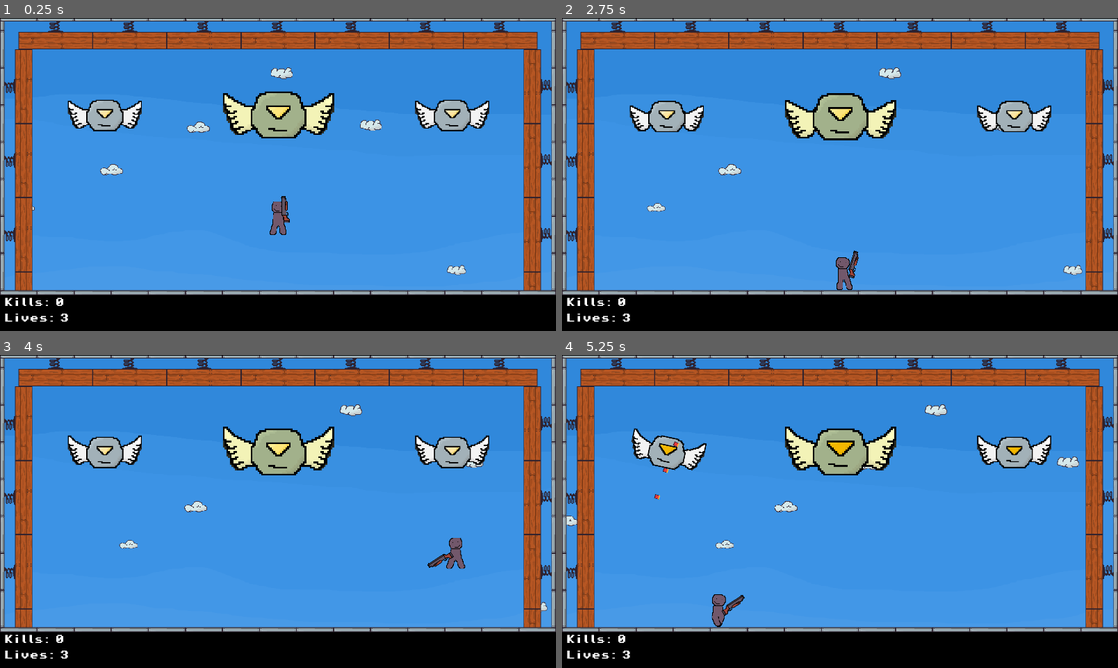
Above: before the commit, frames 1-4 (two rows, left to right).
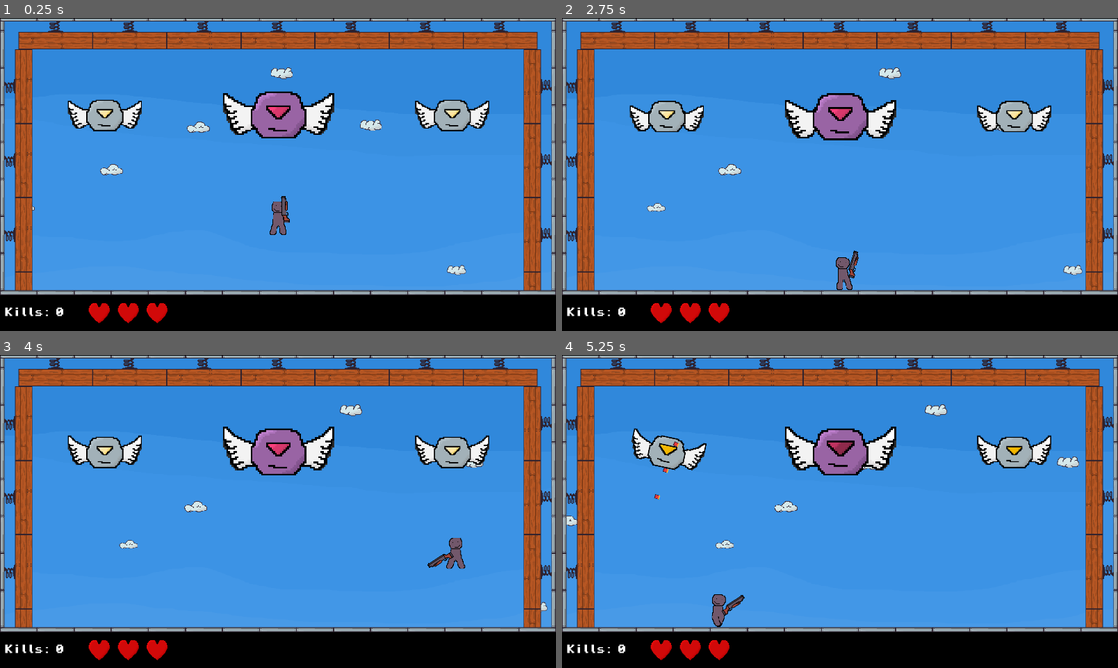
Above: after the commit, the same moments.

Repository: Sominnyusz/Vault
Game: Godot game, scene res://scenes/game.tscn
The game is run twice, just before and just after one commit, with the same random seed, the same clock (stepped at 60 frames per second) and the same inputs.
Inputs (mouse positions are in pixels of both pictures, inside the frame that each line leads up to):
- Up to frame 1 (0.25 s): no input
- Up to frame 2 (2.75 s): tap Enter (playAgain) at 0.5, 0.6, 2.1 s; move the mouse to (962, 158) at 0.52 s; hold D (move_Right) 0.53-2.03 s; tap Space (jump) at 0.77, 1.52 s; move the mouse to (728, 190) at 1.27 s; click (728, 190) at 1.35 s; move the mouse to (895, 105) at 2.02 s; hold A (move_Left) from 2.03 s (still down)
- Up to frame 3 (4 s): move the mouse to (250, 574) at 2.77 s; release A (move_Left) at 2.78 s; hold D (move_Right) from 2.78 s (still down); click (250, 574) at 2.85 s; tap Space (jump) at 3.02, 3.77 s; move the mouse to (444, 558) at 3.52 s; tap Enter (playAgain) at 3.6 s
- Up to frame 4 (5.25 s): move the mouse to (673, 464) at 4.27 s; release D (move_Right) at 4.28 s; hold A (move_Left) 4.28-5.03 s; click (673, 464) at 4.35 s; tap Space (jump) at 4.52 s; move the mouse to (867, 511) at 5.02 s; hold D (move_Right) from 5.03 s (still down); tap Enter (playAgain) at 5.1 s

The runs differ from the first frame. In frame 1, 2.5% of the frame differs, in the area x 0-60%, y 24-98%; in frame 2, 2.4%; in frame 3, 2.5%; in frame 4, 2.5%.

Commit message:
V.1.6.: Big Enemy Retexture; GUI Hearts

Diff:
--- a/scenes/enemy.tscn
+++ b/scenes/enemy.tscn
@@ -2,7 +2,9 @@
 
 [ext_resource type="Script" uid="uid://c00jgtopei5k4" path="res://scripts/drone.gd" id="1_5uy6h"]
 [ext_resource type="Shader" uid="uid://21lhkqm3k4a0" path="res://assets/drone.gdshader" id="2_c4w8v"]
+[ext_resource type="Texture2D" uid="uid://dienlqukbo7vq" path="res://assets/bigdrone_attack.png" id="3_nenq2"]
 [ext_resource type="Texture2D" uid="uid://64g3kphmqr5u" path="res://assets/smalldrone_attack.png" id="3_xwavj"]
+[ext_resource type="Texture2D" uid="uid://dp0t4vbk570qo" path="res://assets/bigdrone_idle.png" id="4_md484"]
 [ext_resource type="Texture2D" uid="uid://b2t8wvx7iikvb" path="res://assets/smalldrone_idle.png" id="4_nenq2"]
 
 [sub_resource type="ShaderMaterial" id="ShaderMaterial_kv6y5"]
@@ -11,6 +13,66 @@
 shader_parameter/flash_color = Color(1, 1, 1, 1)
 shader_parameter/active = false
 
+[sub_resource type="AtlasTexture" id="AtlasTexture_ipns3"]
+atlas = ExtResource("3_nenq2")
+region = Rect2(0, 0, 64, 64)
+
+[sub_resource type="AtlasTexture" id="AtlasTexture_8qclf"]
+atlas = ExtResource("3_nenq2")
+region = Rect2(64, 0, 64, 64)
+
+[sub_resource type="AtlasTexture" id="AtlasTexture_w8i8w"]
+atlas = ExtResource("3_nenq2")
+region = Rect2(128, 0, 64, 64)
+
+[sub_resource type="AtlasTexture" id="AtlasTexture_otmr2"]
+atlas = ExtResource("3_nenq2")
+region = Rect2(192, 0, 64, 64)
+
+[sub_resource type="AtlasTexture" id="AtlasTexture_wtq4b"]
+atlas = ExtResource("3_nenq2")
+region = Rect2(256, 0, 64, 64)
+
+[sub_resource type="AtlasTexture" id="AtlasTexture_j0cyh"]
+atlas = ExtResource("4_md484")
+region = Rect2(0, 0, 64, 64)
+
+[sub_resource type="AtlasTexture" id="AtlasTexture_g0wcc"]
+atlas = ExtResource("4_md484")
+region = Rect2(64, 0, 64, 64)
+
+[sub_resource type="AtlasTexture" id="AtlasTexture_s1ycm"]
+atlas = ExtResource("4_md484")
+region = Rect2(128, 0, 64, 64)
+
+[sub_resource type="AtlasTexture" id="AtlasTexture_shcg2"]
+atlas = ExtResource("4_md484")
+region = Rect2(192, 0, 64, 64)
+
+[sub_resource type="AtlasTexture" id="AtlasTexture_ile5s"]
+atlas = ExtResource("4_md484")
+region = Rect2(256, 0, 64, 64)
+
+[sub_resource type="AtlasTexture" id="AtlasTexture_1x4g4"]
+atlas = ExtResource("4_md484")
+region = Rect2(320, 0, 64, 64)
+
+[sub_resource type="AtlasTexture" id="AtlasTexture_2pwtc"]
+atlas = ExtResource("4_md484")
+region = Rect2(384, 0, 64, 64)
+
+[sub_resource type="AtlasTexture" id="AtlasTexture_rogs8"]
+atlas = ExtResource("4_md484")
+region = Rect2(448, 0, 64, 64)
+
+[sub_resource type="AtlasTexture" id="AtlasTexture_wrm80"]
+atlas = ExtResource("4_md484")
+region = Rect2(512, 0, 64, 64)
+
+[sub_resource type="AtlasTexture" id="AtlasTexture_6awcb"]
+atlas = ExtResource("4_md484")
+region = Rect2(576, 0, 64, 64)
+
 [sub_resource type="AtlasTexture" id="AtlasTexture_6eadv"]
 atlas = ExtResource("3_xwavj")
 region = Rect2(0, 0, 64, 64)
@@ -75,40 +137,113 @@
 animations = [{
 "frames": [{
 "duration": 1.0,
-"texture": SubResource("AtlasTexture_6eadv")
-}, {
-"duration": 1.0,
-"texture": SubResource("AtlasTexture_rpu3y")
-}, {
-"duration": 1.0,
-"texture": SubResource("AtlasTexture_thtmo")
-}, {
-"duration": 1.0,
-"texture": SubResource("AtlasTexture_e8fgp")
-}, {
-"duration": 1.0,
-"texture": SubResource("AtlasTexture_oo7oy")
-}, {
-"duration": 1.0,
-"texture": SubResource("AtlasTexture_oo7oy")
-}, {
-"duration": 1.0,
-"texture": SubResource("AtlasTexture_oo7oy")
-}, {
-"duration": 1.0,
-"texture": SubResource("AtlasTexture_oo7oy")
-}, {
-"duration": 1.0,
-"texture": SubResource("AtlasTexture_oo7oy")
-}, {
-"duration": 1.0,
-"texture": SubResource("AtlasTexture_oo7oy")
-}, {
-"duration": 1.0,
-"texture": SubResource("AtlasTexture_oo7oy")
+"texture": SubResource("AtlasTexture_ipns3")
+}, {
+"duration": 1.0,
+"texture": SubResource("AtlasTexture_8qclf")
+}, {
+"duration": 1.0,
+"texture": SubResource("AtlasTexture_w8i8w")
+}, {
+"duration": 1.0,
+"texture": SubResource("AtlasTexture_otmr2")
+}, {
+"duration": 1.0,
+"texture": SubResource("AtlasTexture_wtq4b")
+}, {
+"duration": 1.0,
+"texture": SubResource("AtlasTexture_wtq4b")
+}, {
+"duration": 1.0,
+"texture": SubResource("AtlasTexture_wtq4b")
+}, {
+"duration": 1.0,
+"texture": SubResource("AtlasTexture_wtq4b")
+}, {
+"duration": 1.0,
+"texture": SubResource("AtlasTexture_wtq4b")
+}, {
+"duration": 1.0,
+"texture": SubResource("AtlasTexture_wtq4b")
+}, {
+"duration": 1.0,
+"texture": SubResource("AtlasTexture_wtq4b")
 }],
 "loop": 0,
-"name": &"attack",
+"name": &"bigattack",
+"speed": 8.0
+}, {
+"frames": [{
+"duration": 1.0,
+"texture": SubResource("AtlasTexture_j0cyh")
+}, {
+"duration": 1.0,
+"texture": SubResource("AtlasTexture_g0wcc")
+}, {
+"duration": 1.0,
+"texture": SubResource("AtlasTexture_s1ycm")
+}, {
+"duration": 1.0,
+"texture": SubResource("AtlasTexture_shcg2")
+}, {
+"duration": 1.0,
+"texture": SubResource("AtlasTexture_ile5s")
+}, {
+"duration": 1.0,
+"texture": SubResource("AtlasTexture_1x4g4")
+}, {
+"duration": 1.0,
+"texture": SubResource("AtlasTexture_2pwtc")
+}, {
+"duration": 1.0,
+"texture": SubResource("AtlasTexture_rogs8")
+}, {
+"duration": 1.0,
+"texture": SubResource("AtlasTexture_wrm80")
+}, {
+"duration": 1.0,
+"texture": SubResource("AtlasTexture_6awcb")
+}],
+"loop": 1,
+"name": &"bigdefault",
+"speed": 5.0
+}, {
+"frames": [{
+"duration": 1.0,
+"texture": SubResource("AtlasTexture_6eadv")
+}, {
+"duration": 1.0,
+"texture": SubResource("AtlasTexture_rpu3y")
+}, {
+"duration": 1.0,
+"texture": SubResource("AtlasTexture_thtmo")
+}, {
+"duration": 1.0,
+"texture": SubResource("AtlasTexture_e8fgp")
+}, {
+"duration": 1.0,
+"texture": SubResource("AtlasTexture_oo7oy")
+}, {
+"duration": 1.0,
+"texture": SubResource("AtlasTexture_oo7oy")
+}, {
+"duration": 1.0,
+"texture": SubResource("AtlasTexture_oo7oy")
+}, {
+"duration": 1.0,
+"texture": SubResource("AtlasTexture_oo7oy")
+}, {
+"duration": 1.0,
+"texture": SubResource("AtlasTexture_oo7oy")
+}, {
+"duration": 1.0,
+"texture": SubResource("AtlasTexture_oo7oy")
+}, {
+"duration": 1.0,
+"texture": SubResource("AtlasTexture_oo7oy")
+}],
+"loop": 0,
+"name": &"normalattack",
 "speed": 8.0
 }, {
 "frames": [{
@@ -143,7 +278,7 @@
 "texture": SubResource("AtlasTexture_4p30f")
 }],
 "loop": 1,
-"name": &"default",
+"name": &"normaldefault",
 "speed": 5.0
 }]
 
@@ -256,14 +391,13 @@
 script = ExtResource("1_5uy6h")
 health = 300
 orb_count = 3
-speed = 300
 
 [node name="Sprite" type="AnimatedSprite2D" parent="." unique_id=675624420]
 material = SubResource("ShaderMaterial_kv6y5")
 scale = Vector2(2, 2)
 sprite_frames = SubResource("SpriteFrames_4cumu")
-animation = &"attack"
-autoplay = "default"
+animation = &"bigattack"
+autoplay = "normaldefault"
 
 [node name="AnimationPlayer" type="AnimationPlayer" parent="Sprite" unique_id=1014620310]
 root_node = NodePath("../..")
--- a/scenes/game.tscn
+++ b/scenes/game.tscn
@@ -7,6 +7,8 @@
 [ext_resource type="PackedScene" uid="uid://bdoud5g4prpec" path="res://scenes/bounceboard.tscn" id="3_iywne"]
 [ext_resource type="Script" uid="uid://dnqhicl1umlpu" path="res://scripts/clouds.gd" id="5_p57ef"]
 [ext_resource type="FontFile" uid="uid://b02aqbl1bnjyc" path="res://assets/PixelOperator8-Bold.ttf" id="7_u5sy4"]
+[ext_resource type="Script" uid="uid://48vreyi4ud7i" path="res://scripts/healthbar.gd" id="8_0tnpc"]
+[ext_resource type="PackedScene" uid="uid://qo14vpvhtuw" path="res://scenes/heart.tscn" id="9_0tnpc"]
 
 [sub_resource type="TileSetAtlasSource" id="TileSetAtlasSource_lbhrr"]
 texture = ExtResource("2_lnu2h")
@@ -214,22 +216,34 @@
 offset_left = -480.0
 offset_top = 208.0
 offset_right = 480.0
-offset_bottom = 278.0
+offset_bottom = 270.0
 
 [node name="Kills" type="Label" parent="GameUI" unique_id=1281815072]
 layout_mode = 0
 offset_left = 7.0
-offset_top = 5.0
+offset_top = 22.0
 offset_right = 111.0
-offset_bottom = 28.0
+offset_bottom = 38.0
 theme_override_fonts/font = ExtResource("7_u5sy4")
 text = "Kills: 0"
 
-[node name="Lives" type="Label" parent="GameUI" unique_id=60533876]
-layout_mode = 0
-offset_left = 7.0
-offset_top = 32.0
-offset_right = 119.0
-offset_bottom = 55.0
-theme_override_fonts/font = ExtResource("7_u5sy4")
-text = "Lives: 3"
+[node name="HealthBar" type="Control" parent="GameUI" unique_id=1100488794]
+anchors_preset = 0
+offset_left = 152.0
+offset_top = 10.0
+offset_right = 292.0
+offset_bottom = 50.0
+script = ExtResource("8_0tnpc")
+
+[node name="Heart1" parent="GameUI/HealthBar" unique_id=1006156322 instance=ExtResource("9_0tnpc")]
+layout_mode = 1
+
+[node name="Heart2" parent="GameUI/HealthBar" unique_id=1447341750 instance=ExtResource("9_0tnpc")]
+layout_mode = 1
+offset_left = 50.0
+offset_right = 50.0
+
+[node name="Heart3" parent="GameUI/HealthBar" unique_id=1469323969 instance=ExtResource("9_0tnpc")]
+layout_mode = 1
+offset_left = 100.0
+offset_right = 100.0
--- /dev/null
+++ b/scenes/heart.tscn
@@ -0,0 +1,104 @@
+[gd_scene format=3 uid="uid://qo14vpvhtuw"]
+
+[ext_resource type="Texture2D" uid="uid://u0ecniulx3tn" path="res://assets/heart.png" id="1_v30as"]
+
+[sub_resource type="Animation" id="Animation_v30as"]
+length = 0.001
+tracks/0/type = "value"
+tracks/0/imported = false
+tracks/0/enabled = true
+tracks/0/path = NodePath(".:position")
+tracks/0/interp = 1
+tracks/0/loop_wrap = true
+tracks/0/keys = {
+"times": PackedFloat32Array(0),
+"transitions": PackedFloat32Array(1),
+"update": 0,
+"values": [Vector2(0, 0)]
+}
+tracks/1/type = "value"
+tracks/1/imported = false
+tracks/1/enabled = true
+tracks/1/path = NodePath(".:scale")
+tracks/1/interp = 1
+tracks/1/loop_wrap = true
+tracks/1/keys = {
+"times": PackedFloat32Array(0),
+"transitions": PackedFloat32Array(1),
+"update": 0,
+"values": [Vector2(1, 1)]
+}
+tracks/2/type = "value"
+tracks/2/imported = false
+tracks/2/enabled = true
+tracks/2/path = NodePath(".:rotation")
+tracks/2/interp = 1
+tracks/2/loop_wrap = true
+tracks/2/keys = {
+"times": PackedFloat32Array(0),
+"transitions": PackedFloat32Array(1),
+"update": 0,
+"values": [0.0]
+}
+
+[sub_resource type="Animation" id="Animation_ycbwg"]
+resource_name = "break"
+tracks/0/type = "value"
+tracks/0/imported = false
+tracks/0/enabled = true
+tracks/0/path = NodePath(".:position")
+tracks/0/interp = 1
+tracks/0/loop_wrap = true
+tracks/0/keys = {
+"times": PackedFloat32Array(0, 0.3, 1),
+"transitions": PackedFloat32Array(1, 1, 1),
+"update": 0,
+"values": [Vector2(0, 0), Vector2(29, 5), Vector2(0, 0)]
+}
+tracks/1/type = "value"
+tracks/1/imported = false
+tracks/1/enabled = true
+tracks/1/path = NodePath(".:scale")
+tracks/1/interp = 1
+tracks/1/loop_wrap = true
+tracks/1/keys = {
+"times": PackedFloat32Array(0, 0.3, 1),
+"transitions": PackedFloat32Array(1, 1, 1),
+"update": 0,
+"values": [Vector2(1, 1), Vector2(1.3, 1.3), Vector2(1, 1)]
+}
+tracks/2/type = "value"
+tracks/2/imported = false
+tracks/2/enabled = true
+tracks/2/path = NodePath(".:rotation")
+tracks/2/interp = 1
+tracks/2/loop_wrap = true
+tracks/2/keys = {
+"times": PackedFloat32Array(0, 0.3, 1),
+"transitions": PackedFloat32Array(1, 1, 1),
+"update": 0,
+"values": [0.0, 0.5305801, 0.0]
+}
+
+[sub_resource type="AnimationLibrary" id="AnimationLibrary_krgnv"]
+_data = {
+&"RESET": SubResource("Animation_v30as"),
+&"break": SubResource("Animation_ycbwg")
+}
+
+[node name="Heart" type="Control" unique_id=1006156322]
+layout_mode = 3
+anchors_preset = 15
+anchor_right = 1.0
+anchor_bottom = 1.0
+grow_horizontal = 2
+grow_vertical = 2
+
+[node name="Texture" type="TextureRect" parent="." unique_id=1644664643]
+layout_mode = 0
+offset_right = 40.0
+offset_bottom = 40.0
+texture = ExtResource("1_v30as")
+
+[node name="AnimationPlayer" type="AnimationPlayer" parent="Texture" unique_id=893186057]
+libraries/ = SubResource("AnimationLibrary_krgnv")
--- a/scripts/drone.gd
+++ b/scripts/drone.gd
@@ -6,6 +6,7 @@
 @onready var orb = preload("res://scenes/orb.tscn")
 @onready var hitbox: CollisionShape2D = $Area/Hitbox
 
+@export var type: String
 @export var health: int
 @export var orb_count: int
 @export var orb_speed: int
@@ -28,10 +29,10 @@
 func attackloop():
 	if not player.death and attacking:
 		attacking = false
-		sprite.play("default")
+		sprite.play(type.to_lower() + "default")
 		await get_tree().create_timer(randf_range(3, 5)).timeout
 
-		sprite.play("attack")
+		sprite.play(type.to_lower() + "attack")
 		await get_tree().create_timer(randf_range(0.4, 1)).timeout
 
 
@@ -50,7 +51,7 @@
 		if not dead:
 			spawn_orbs(orb_count)
 
-		sprite.play("default")
+		sprite.play(type.to_lower() + "default")
 		sprite.flip_h = false
 		await get_tree().create_timer(randf_range(3, 5)).timeout
 		attacking = true
--- a/scripts/game.gd
+++ b/scripts/game.gd
@@ -3,7 +3,7 @@
 @onready var spawn_points: Node2D = $SpawnPoints
 @onready var enemy = preload("res://scenes/enemy.tscn")
 @onready var killslabel: Label = $GameUI/Kills
-@onready var liveslabel: Label = $GameUI/Lives
+@onready var healthbar: Control = $GameUI/HealthBar
 var player
 
 var kills: int = 0
@@ -31,23 +31,24 @@
 		instance = enemy.instantiate()
 		match layouts[layout][0][i]:
 			"normal":
+				instance.type = "Normal"
 				instance.health = 300
 				instance.orb_count = 3
 				instance.orb_speed = 300
 			"big":
+				instance.type = "Big"
 				instance.health = 750
 				instance.orb_count = 4
 				instance.orb_speed = 250
 
 				instance.scale = Vector2(1.5, 1.5)
-				instance.modulate = Color("ffff89ff")
 
 		instance.global_position = spawn_points.get_child(layouts[layout][1][i]).global_position
 		get_node("Enemies").add_child(instance)
 
 
 func player_damage():
-	liveslabel.text = "Lives: " + str(player.lives)
+	healthbar.damage(player.lives)
 
 
 func kill():
--- /dev/null
+++ b/scripts/healthbar.gd
@@ -0,0 +1,10 @@
+extends Control
+
+@onready var brokenheart = preload("res://assets/heart_broken.png")
+
+
+func damage(lives):
+	var heart = get_child(lives).get_child(0)
+	heart.get_child(0).play("break")
+	await get_tree().create_timer(0.3).timeout
+	heart.texture = brokenheart
Binary file added: assets/bigdrone_attack.png
Not shown, added: assets/bigdrone_attack.png.import
Binary file added: assets/bigdrone_idle.png
Not shown, added: assets/bigdrone_idle.png.import
Binary file added: assets/heart.png
Not shown, added: assets/heart.png.import
Binary file added: assets/heart_broken.png
Not shown, added: assets/heart_broken.png.import
Not shown, added: scripts/healthbar.gd.uid
Not shown, changed: Vault Linux/Vault.pck
Not shown, changed: Vault.exe
